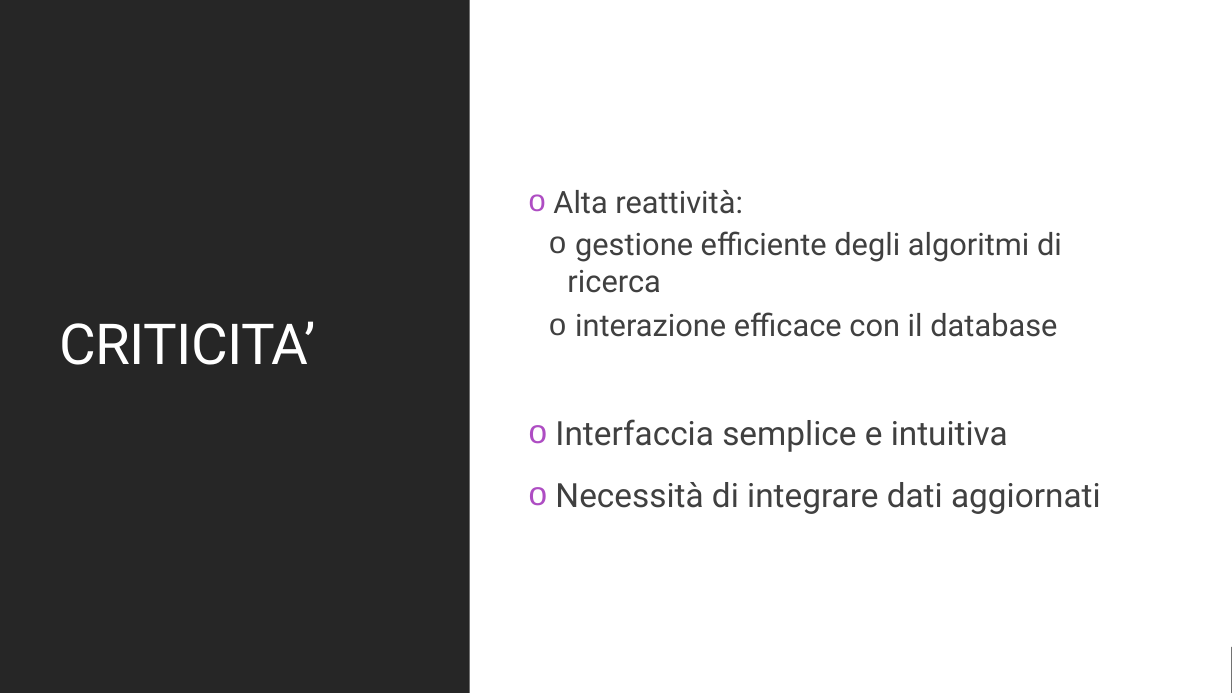
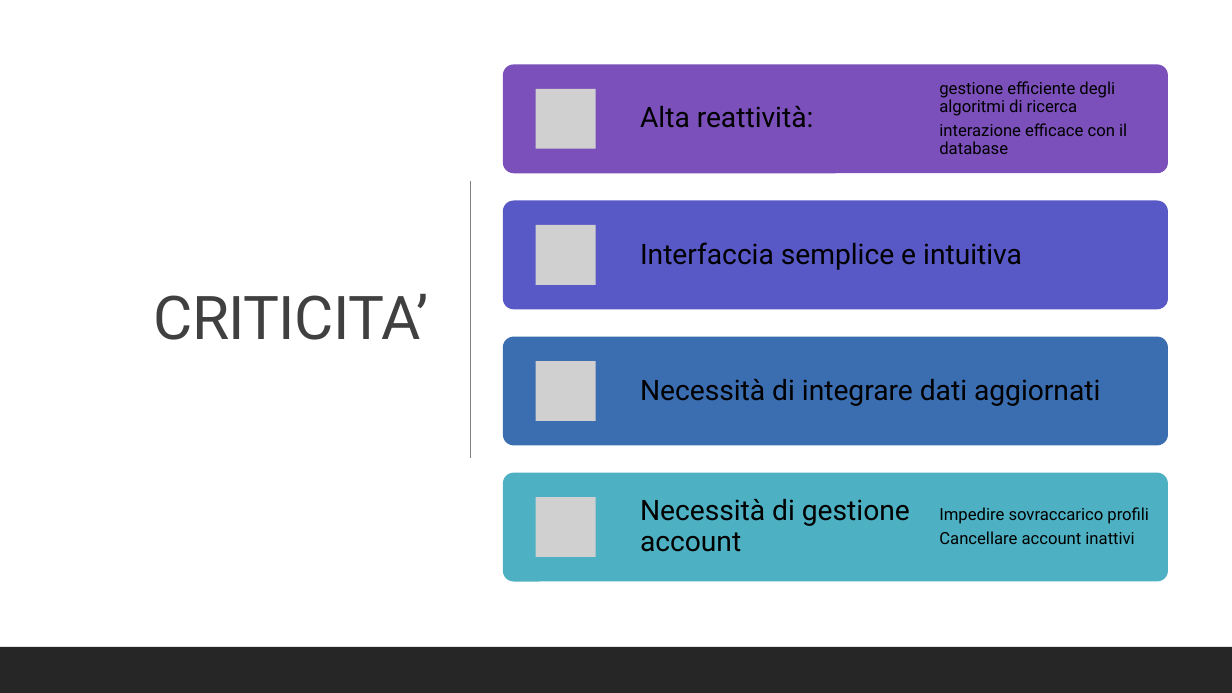
Before and after one commit to PirottaNicola/TC-Mproject_Boffelli_Pirotta, a slide deck: slide 6 of Preparation files/MyTEDx Presentazione.pptx. Drawn at 1232x693 pixels with LibreOffice and Linux fonts; fonts in the diff are those of the drawing; grey boxes stand for pictures. Boxes give left, top, right and bottom in pixels: in the first picture for what was removed or moved away, otherwise in the second. Text is boxed around its words. In the diff, an @@ line names an element or a change of style, - is before the commit and + after.

```diff
--- a/Preparation files/MyTEDx Presentazione.pptx
+++ b/Preparation files/MyTEDx Presentazione.pptx
@@ rectangle removed at box(0, 0, 470, 693) @@
@@ title "CRITICITA’": place and size @@
-title "CRITICITA’" at box(59, 321, 316, 365)
+title "CRITICITA’" at box(153, 293, 428, 340)
@@ title "CRITICITA’" at box(153, 293, 428, 340): size 44 to 47 pt, text colour #FFFFFF to #404040; alignment left to right @@
@@ line added from (470, 181) to (470, 458), #808080 1 pt @@
@@ text removed at box(553, 190, 1101, 514) @@
-o Alta reattività:
-  o gestione efficiente degli algoritmi di ricerca
-  o interazione efficace con il database
-o Interfaccia semplice e intuitiva
-o Necessità di integrare dati aggiornati
@@ group added at box(503, 65, 1168, 582): 6 texts, 4 rounded rectangles, 4 pictures @@
+Alta reattività:
+gestione efficiente degli algoritmi di ricerca
+interazione efficace con il database
+Interfaccia semplice e intuitiva
+Necessità di integrare dati aggiornati
+Necessità di gestione account
+Impedire sovraccarico profili
+Cancellare account inattivi
@@ rectangle removed at box(0, 647, 1232, 693) @@
@@ rectangle added at box(0, 647, 1232, 693), fill #262626 @@
```
Also in this commit, not shown: 3 other slides changed, 2 slides added, 1 other file.
